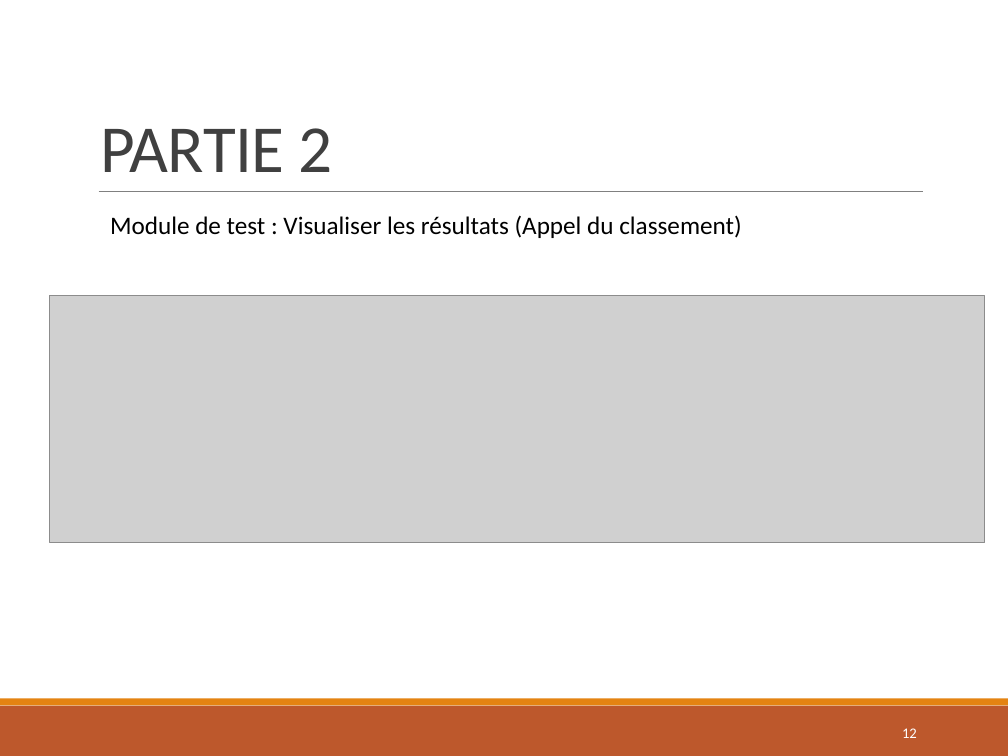
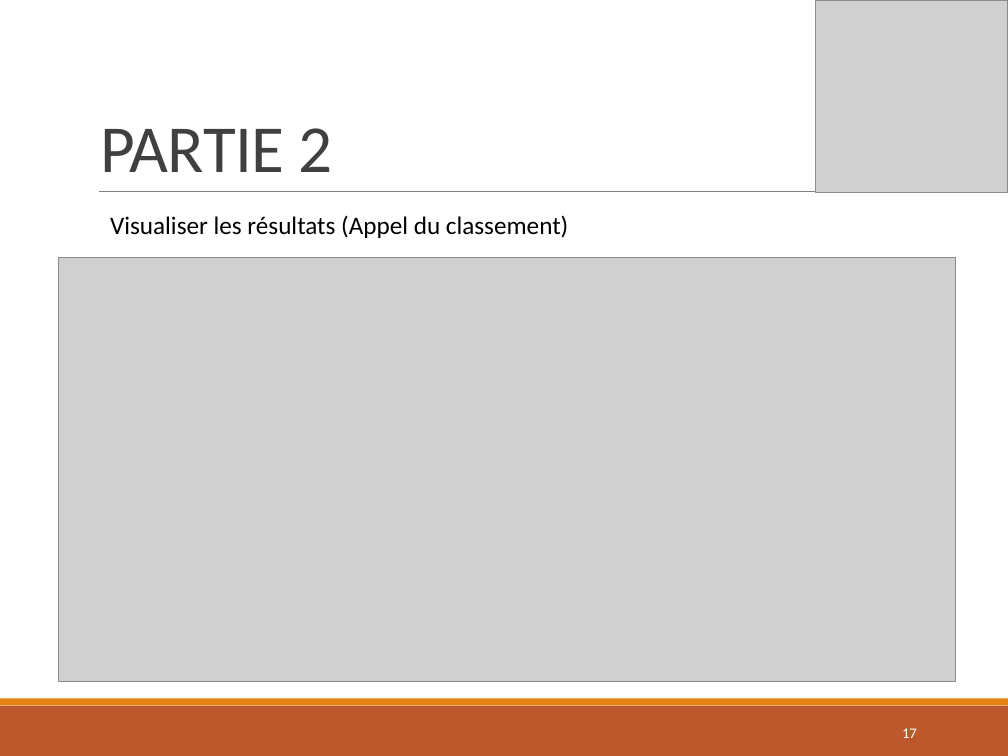
Before and after one commit to Colbert1/Projet_CrossLaPro, a slide deck: slide 17 of Ressources/Presentation_Projet_CrossLaPro_E3_Danel.pptx (slide 12 before the commit). Drawn at 1008x756 pixels with LibreOffice and Linux fonts; fonts in the diff are those of the drawing; grey boxes stand for pictures. Boxes give left, top, right and bottom in pixels: in the first picture for what was removed or moved away, otherwise in the second. Text is boxed around its words. In the diff, an @@ line names an element or a change of style, - is before the commit and + after.

```diff
--- a/Ressources/Presentation_Projet_CrossLaPro_E3_Danel.pptx
+++ b/Ressources/Presentation_Projet_CrossLaPro_E3_Danel.pptx
@@ picture added at (815, 0, 1008, 193) @@
@@ text at (110, 215, 568, 238): text changed @@
-Module de test : Visualiser les résultats (Appel du classement)
+Visualiser les résultats (Appel du classement)
@@ picture: place and size @@
-picture at (50, 295, 985, 543)
+picture at (58, 257, 957, 680)
@@ page number at (902, 728, 917, 738): text changed @@
-12
+17
```
Also in this commit, not shown: 12 other slides changed, 12 slides added, 1 slide removed, 10 other files.
